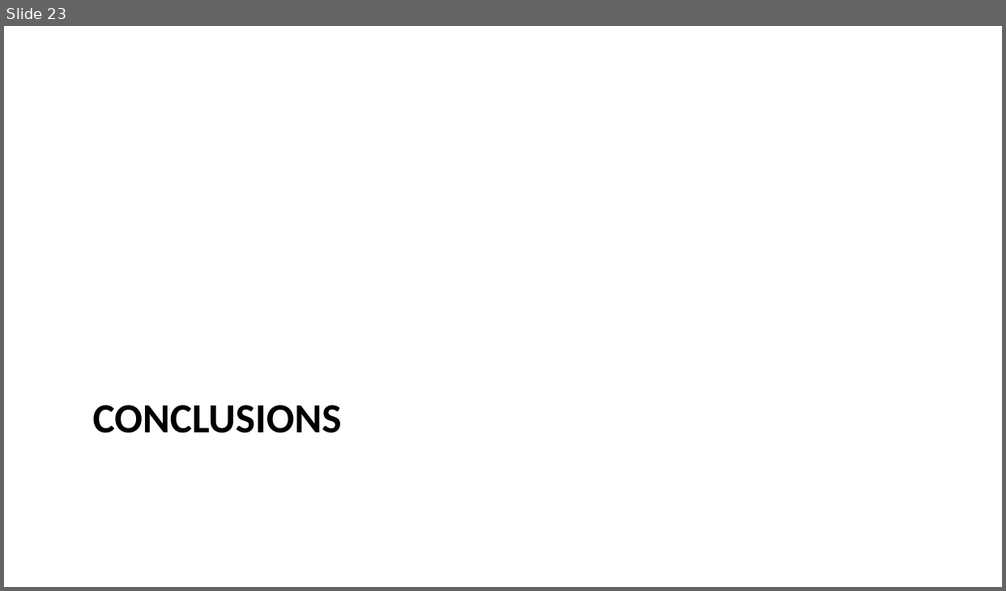
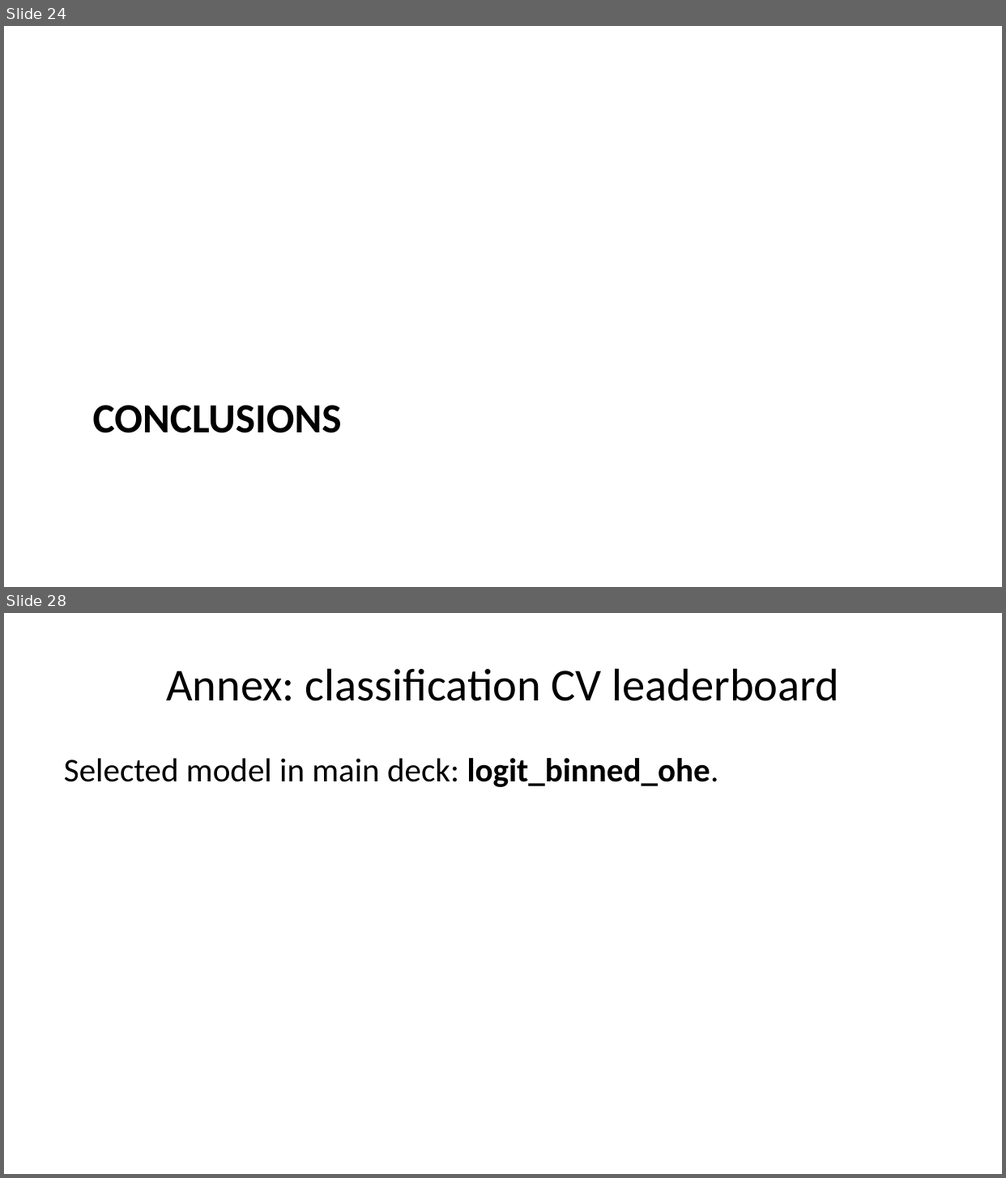
Before and after one commit to mrbungie/mib_cars_analysis, a slide deck: slidedeck/presentation.pptx. Shown one above the other, each under a label of ours: slide 23 before the commit, slides 24 and 28 after it; the slides between them are not shown. The pictures are 1006x591 and 1006x1178 pixels, drawn with LibreOffice and Linux fonts; fonts in the diff are those of the drawing. Boxes give left, top, right and bottom in pixels: in the first picture for what was removed or moved away, otherwise in the second. Text is boxed around its words. In the diff, an @@ line names an element or a change of style, - is before the commit and + after.

```diff
--- a/slidedeck/presentation.pptx
+++ b/slidedeck/presentation.pptx
@@ slide 28 added at (x1=4, y1=613, x2=1002, y2=1174), background #FFFFFF @@
@@ title added at (x1=166, y1=668, x2=839, y2=701), 33 pt, text #000000 @@
+Annex: classification CV leaderboard
@@ text added at (x1=64, y1=758, x2=719, y2=787), 24 pt, text #000000 @@
+Selected model in main deck: logit_binned_ohe.
@@ what was slide 23 is now slide 24 @@
```
Also in this commit, not shown: 10 slides changed, 9 other slides added, 4 slides removed, 6 other files.
